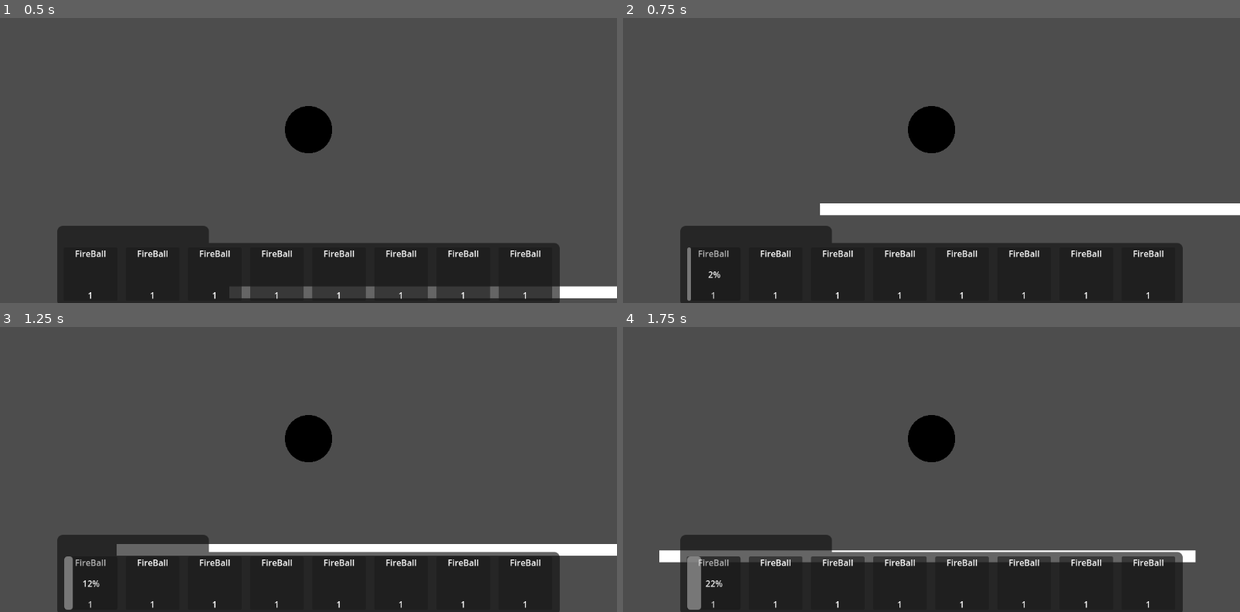
Above: before the commit, frames 1-4 (two rows, left to right).
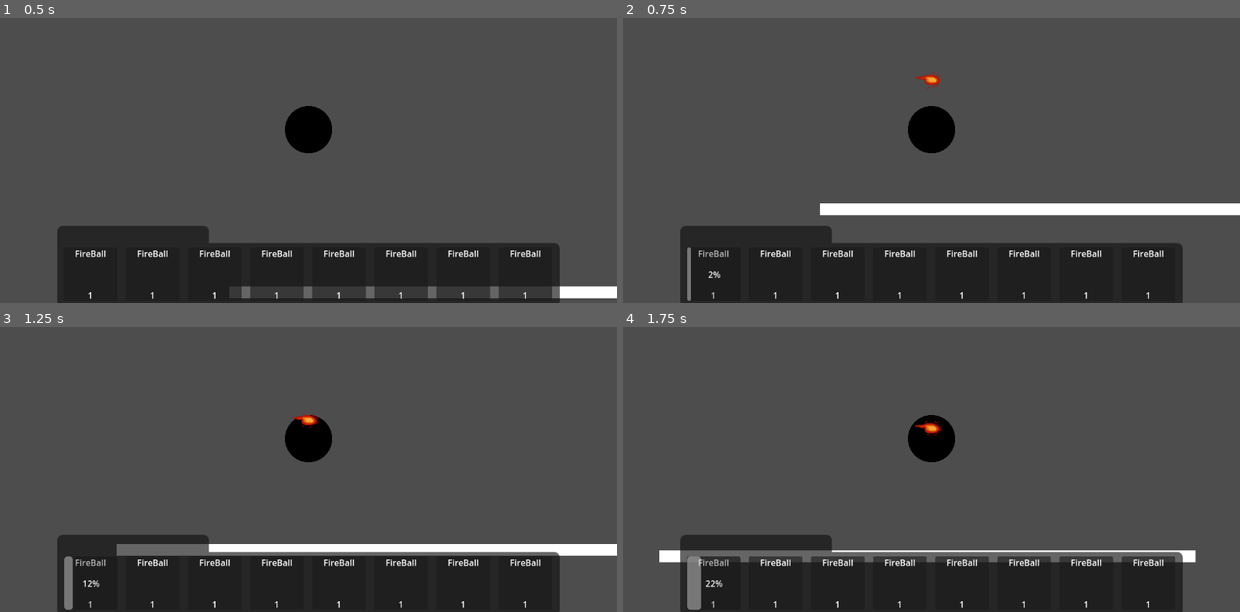
Above: after the commit, the same moments.

Repository: BoaN235/Magic-And-Machines
Game: Godot game, scene res://maps/map_0/map_0.tscn
The game is run twice, just before and just after one commit, with the same random seed, the same clock (stepped at 60 frames per second) and the same inputs.
Inputs:
- Up to frame 1 (0.5 s): no input
- Up to frame 2 (0.75 s): hold D (con_right) from 0.53 s (still down); tap 1 (ability_1) at 0.6 s
- Up to frame 3 (1.25 s): keep holding D (con_right); tap W (con_jump) at 0.77 s
- Up to frame 4 (1.75 s): keep holding D (con_right); tap 1 (ability_1) at 1.35 s; tap W (con_jump) at 1.52 s

Frame 1 is identical in both runs. In frame 2, 0.1% of the frame differs, in the area x 47-52%, y 18-25%; in frame 3, 0.1%; in frame 4, 0.1%, in the area x 47-52%, y 32-39%.

Commit message:
Implement fireball ability with progress bars and movement logic

Diff:
--- a/char/char_0/assets/Attacks/Projectiles/FireBall/fire_ball.gd
+++ b/char/char_0/assets/Attacks/Projectiles/FireBall/fire_ball.gd
@@ -1,11 +1,19 @@
 extends Node2D
 
-
+@onready var sprite = $AnimatedSprite2D
+var movment = 5
 # Called when the node enters the scene tree for the first time.
 func _ready():
-	pass # Replace with function body.
-
+	pass
 
 # Called every frame. 'delta' is the elapsed time since the previous frame.
 func _process(delta):
-	position += Vector2(1,0)
+	if movment >= 1:
+		position += Vector2(movment, 0)
+	else:
+		position += Vector2(movment, 0)
+
+func direction(facing):
+	movment = facing * 5
+	if movment <= -1:
+		sprite.flip_h = false
--- a/char/char_0/char_0.tscn
+++ b/char/char_0/char_0.tscn
@@ -50,6 +50,7 @@
 theme_override_styles/panel = SubResource("StyleBoxFlat_kr0i4")
 
 [node name="HotBar" type="Panel" parent="Camera2D/Control/HotBar"]
+layout_mode = 0
 offset_top = -32.0
 offset_right = 283.0
 theme_override_styles/panel = SubResource("StyleBoxFlat_2pjjm")
@@ -94,6 +95,7 @@
 layout_mode = 2
 
 [node name="Label" type="Label" parent="Camera2D/Control/GridContainer/Ability_2"]
+layout_mode = 0
 offset_right = 101.0
 offset_bottom = 98.0
 text = "FireBall
@@ -103,6 +105,7 @@
 horizontal_alignment = 1
 
 [node name="ProgressBar" type="ProgressBar" parent="Camera2D/Control/GridContainer/Ability_2"]
+layout_mode = 0
 offset_left = 1.0
 offset_right = 101.0
 offset_bottom = 100.0
@@ -113,6 +116,7 @@
 layout_mode = 2
 
 [node name="Label" type="Label" parent="Camera2D/Control/GridContainer/Ability_3"]
+layout_mode = 0
 offset_right = 101.0
 offset_bottom = 98.0
 text = "FireBall
@@ -122,6 +126,7 @@
 horizontal_alignment = 1
 
 [node name="ProgressBar" type="ProgressBar" parent="Camera2D/Control/GridContainer/Ability_3"]
+layout_mode = 0
 offset_left = 1.0
 offset_right = 101.0
 offset_bottom = 100.0
@@ -132,6 +137,7 @@
 layout_mode = 2
 
 [node name="Label" type="Label" parent="Camera2D/Control/GridContainer/Ability_4"]
+layout_mode = 0
 offset_right = 101.0
 offset_bottom = 98.0
 text = "FireBall
@@ -141,6 +147,7 @@
 horizontal_alignment = 1
 
 [node name="ProgressBar" type="ProgressBar" parent="Camera2D/Control/GridContainer/Ability_4"]
+layout_mode = 0
 offset_left = 1.0
 offset_right = 101.0
 offset_bottom = 100.0
@@ -151,6 +158,7 @@
 layout_mode = 2
 
 [node name="Label" type="Label" parent="Camera2D/Control/GridContainer/Ability_5"]
+layout_mode = 0
 offset_right = 101.0
 offset_bottom = 98.0
 text = "FireBall
@@ -160,6 +168,7 @@
 horizontal_alignment = 1
 
 [node name="ProgressBar" type="ProgressBar" parent="Camera2D/Control/GridContainer/Ability_5"]
+layout_mode = 0
 offset_left = 1.0
 offset_right = 101.0
 offset_bottom = 100.0
@@ -170,6 +179,7 @@
 layout_mode = 2
 
 [node name="Label" type="Label" parent="Camera2D/Control/GridContainer/Ability_6"]
+layout_mode = 0
 offset_right = 101.0
 offset_bottom = 98.0
 text = "FireBall
@@ -179,6 +189,7 @@
 horizontal_alignment = 1
 
 [node name="ProgressBar" type="ProgressBar" parent="Camera2D/Control/GridContainer/Ability_6"]
+layout_mode = 0
 offset_left = 1.0
 offset_right = 101.0
 offset_bottom = 100.0
@@ -189,6 +200,7 @@
 layout_mode = 2
 
 [node name="Label" type="Label" parent="Camera2D/Control/GridContainer/Ability_7"]
+layout_mode = 0
 offset_right = 101.0
 offset_bottom = 98.0
 text = "FireBall
@@ -198,6 +210,7 @@
 horizontal_alignment = 1
 
 [node name="ProgressBar" type="ProgressBar" parent="Camera2D/Control/GridContainer/Ability_7"]
+layout_mode = 0
 offset_left = 1.0
 offset_right = 101.0
 offset_bottom = 100.0
@@ -208,6 +221,7 @@
 layout_mode = 2
 
 [node name="Label" type="Label" parent="Camera2D/Control/GridContainer/Ability_8"]
+layout_mode = 0
 offset_right = 101.0
 offset_bottom = 98.0
 text = "FireBall
@@ -217,6 +231,7 @@
 horizontal_alignment = 1
 
 [node name="ProgressBar" type="ProgressBar" parent="Camera2D/Control/GridContainer/Ability_8"]
+layout_mode = 0
 offset_left = 1.0
 offset_right = 101.0
 offset_bottom = 100.0
--- a/char/char_0/char_0_controll.gd
+++ b/char/char_0/char_0_controll.gd
@@ -5,9 +5,12 @@
 const JUMP_VELOCITY = -400.0
 @export var max_double_jumps = 2
 
+
+
 # Get the gravity from the project settings to be synced with RigidBody nodes.
 var gravity = ProjectSettings.get_setting("physics/2d/default_gravity")
 var jumps = 0
+var facing = 1
 
 var progressbars = []
 var cooldowns = [0.0, 0.0, 0.0, 0.0, 0.0, 0.0, 0.0, 0.0]
@@ -38,17 +41,21 @@
 			velocity.y = JUMP_VELOCITY
 			jumps += 1
 
+	if Input.is_action_just_pressed("ability_1"):
+		if progressbars[0].visible == false:
+			var fireball = preload("res://char/char_0/assets/Attacks/Projectiles/FireBall/fire_ball.tscn")
+			var fireballins = fireball.instantiate()
+			fireballins.position = self.position
+			fireballins.direction.call(facing)
+			self.get_parent().add_child(fireballins)
+
 	# Handle abilities
 	for i in range(8):
 		if Input.is_action_just_pressed("ability_%d" % (i + 1)) and cooldowns[i] <= 0:
 			cooldowns[i] = cooldown_times[i]
 			progressbars[i].visible = true
 
-	if Input.is_action_just_pressed("ability_1"):
-		var fireball = preload("res://char/char_0/assets/Attacks/Projectiles/FireBall/fire_ball.tscn")
-		var fireballins = fireball.instantiate()
 
-	# Update cooldowns and progress bars
 	for i in range(8):
 		if cooldowns[i] > 0:
 			cooldowns[i] -= delta
@@ -56,9 +63,9 @@
 		else:
 			progressbars[i].visible = false
 
-	# Get the input direction and handle the movement/deceleration.
-	# As good practice, you should replace UI actions with custom gameplay actions.
+
 	var direction = Input.get_axis("con_left", "con_right")
+	facing = direction
 	if direction:
 		velocity.x = direction * SPEED
 	else:
